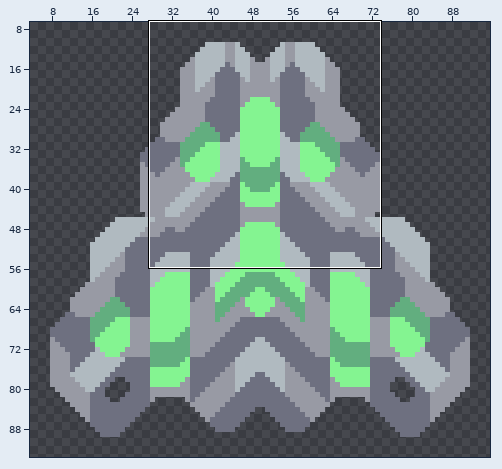
Two states of a sprite sheet, core/assets-raw/sprites/units/mega.png. The picture above shows the old version from afar; the outline marks the close-up.
Close-up. Before:
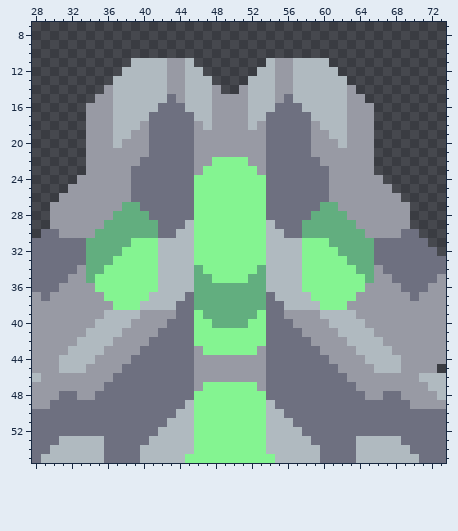
The file is 100x100 pixels. Shown: x 28..73, y 7..55. The wide view leaves out empty margins.
Now the later version:
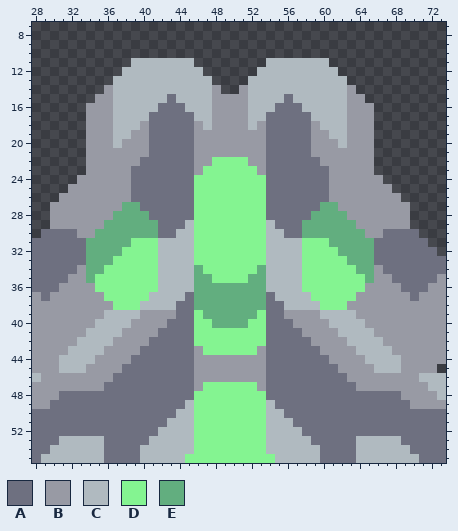
Palette (. is transparent): A #6e7080  B #989aa4  C #b0bac0  D #84f491  E #62ae7f
Edits made:
y 11..14: x 43..44 BB -> CC; x 55..56 BB -> CC
y 15: x 44 B -> C; x 55 B -> C
y 30: x 31..32 BB -> AA; x 67..68 BB -> AA
y 48: x 33..34 BB -> AA; x 65..66 BB -> AA
Where, in picture pixels (left, top, right, bottom), the same in both close-ups:
changed: (167, 58, 185, 103)
changed: (275, 58, 293, 103)
changed: (59, 229, 77, 238)
changed: (383, 229, 401, 238)
changed: (77, 391, 95, 400)
changed: (365, 391, 383, 400)
